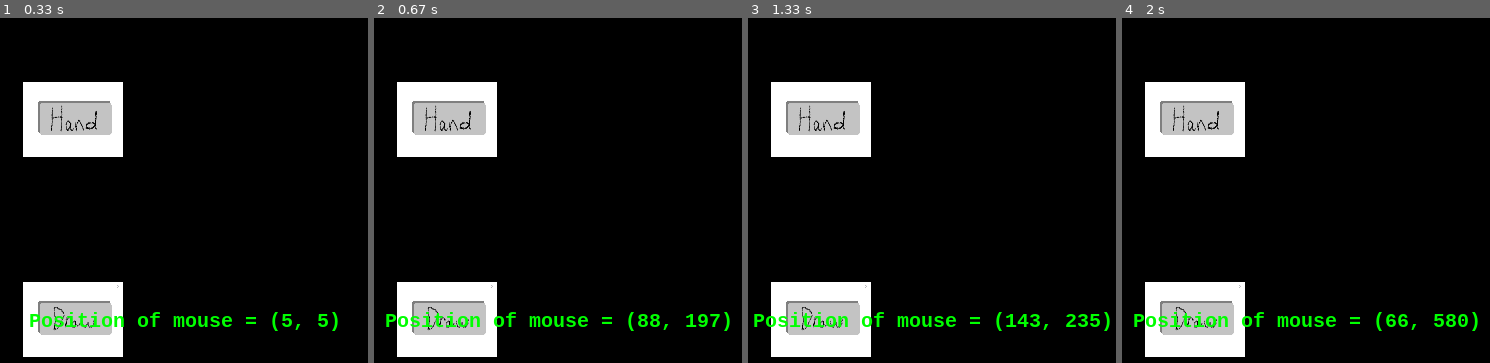
Above: before the commit, frames 1-4 (left to right).
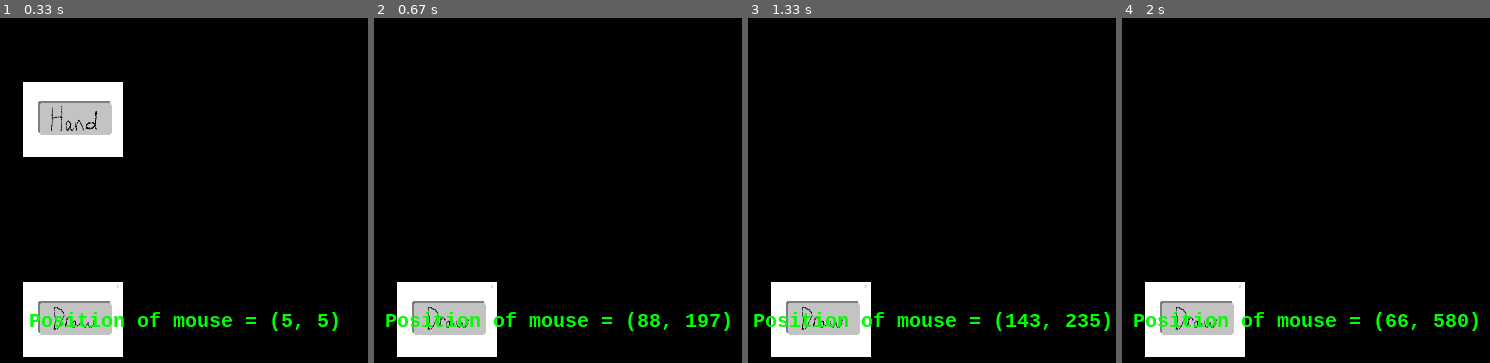
Above: after the commit, the same moments.

Repository: castlez/mtg-edh
Game: pygame game, started from test/pygame_example_1.py
The game is run twice, just before and just after one commit, with the same random seed, the same clock (stepped at 60 frames per second) and the same inputs.
Inputs (mouse positions are in pixels of both pictures, inside the frame that each line leads up to):
- Up to frame 1 (0.33 s): no input
- Up to frame 2 (0.67 s): click (447, 118) at 0.38 s
- Up to frame 3 (1.33 s): press the mouse at (821, 318) at 0.7 s; move the mouse to (917, 266) at 0.8 s; release the mouse at (1016, 214) at 0.93 s; press the mouse at (821, 318) at 1.03 s; move the mouse to (847, 238) at 1.13 s; release the mouse at (876, 156) at 1.27 s
- Up to frame 4 (2 s): press the mouse at (1195, 318) at 1.37 s; move the mouse to (outside the picture) at 1.47 s; release the mouse at (outside the picture) at 1.6 s; press the mouse at (1195, 318) at 1.7 s; move the mouse to (outside the picture) at 1.8 s; release the mouse at (outside the picture) at 1.93 s

Frame 1 is identical in both runs. In frame 2, 5.9% of the frame differs, in the area x 6-34%, y 18-41%; in frame 3, 5.9%; in frame 4, 5.9%.

Commit message:
neat upgrade to POC

Diff:
--- a/test/pygame_example_1.py
+++ b/test/pygame_example_1.py
@@ -53,8 +53,8 @@
         while running:
             pos = pygame.mouse.get_pos()  # [width, height]
 
-            hand_button = self.draw_button("hand_button", (38, 160))
-            drawcard_button = self.draw_button("drawcard_button", (38, 360))
+            hand_button = (38, 160)
+            drawcard_button = (38, 360)
 
             draw_clicked = False
             hand_clicked = False
@@ -65,7 +65,7 @@
                     if self.check_collision_with_button(pos, drawcard_button):
                         self.hand.append(self.deck.pop())
                         draw_clicked = True
-                    elif self.check_collision_with_button(pos, hand_button):
+                    elif self.check_collision_with_button(pos, hand_button) and not show_hand:
                         hand_clicked = True
             if show_hand and not draw_clicked:
                 x = 50
@@ -77,6 +77,10 @@
                 show_hand = True
             elif show_hand and draw_clicked:
                 show_hand = False
+
+            if not show_hand:
+                self.draw_button("hand_button", hand_button)
+            self.draw_button("drawcard_button", (38, 360))
 
             milliseconds = self.clock.tick(self.fps)
             self.playtime += milliseconds / 1000.0
